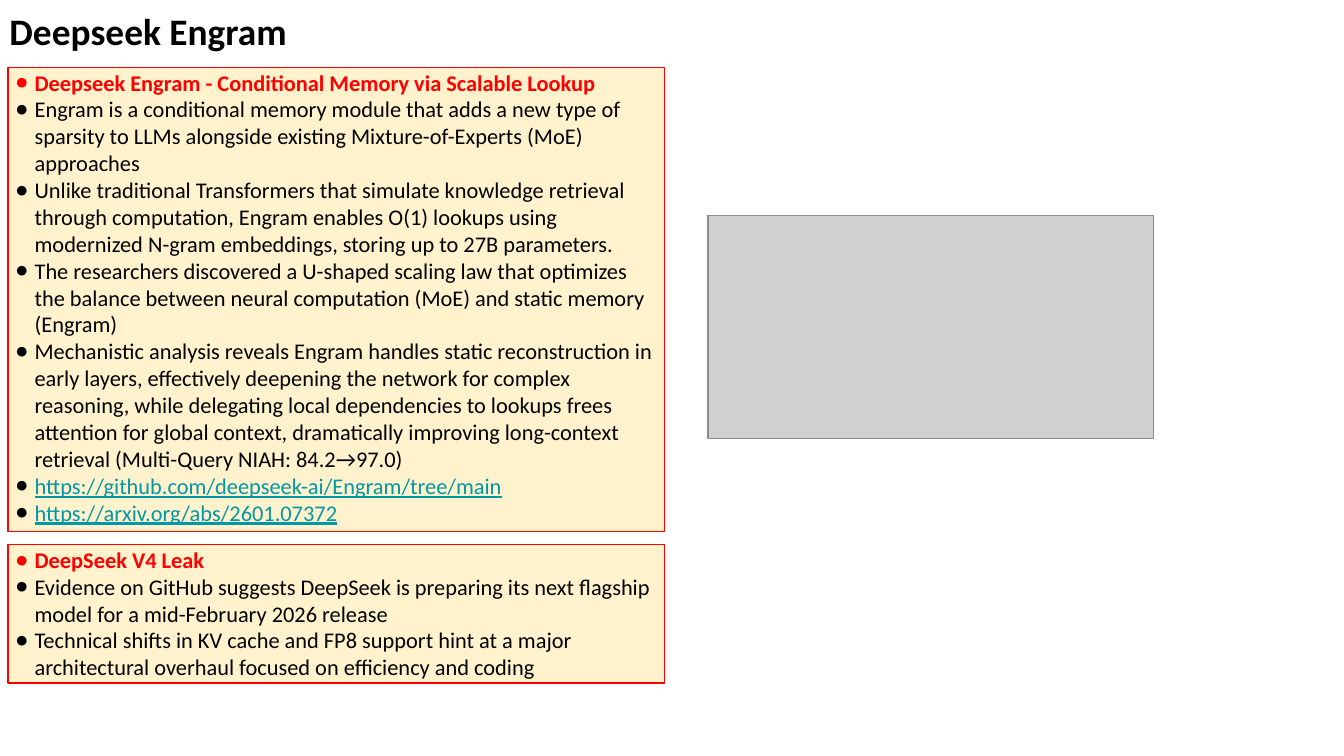
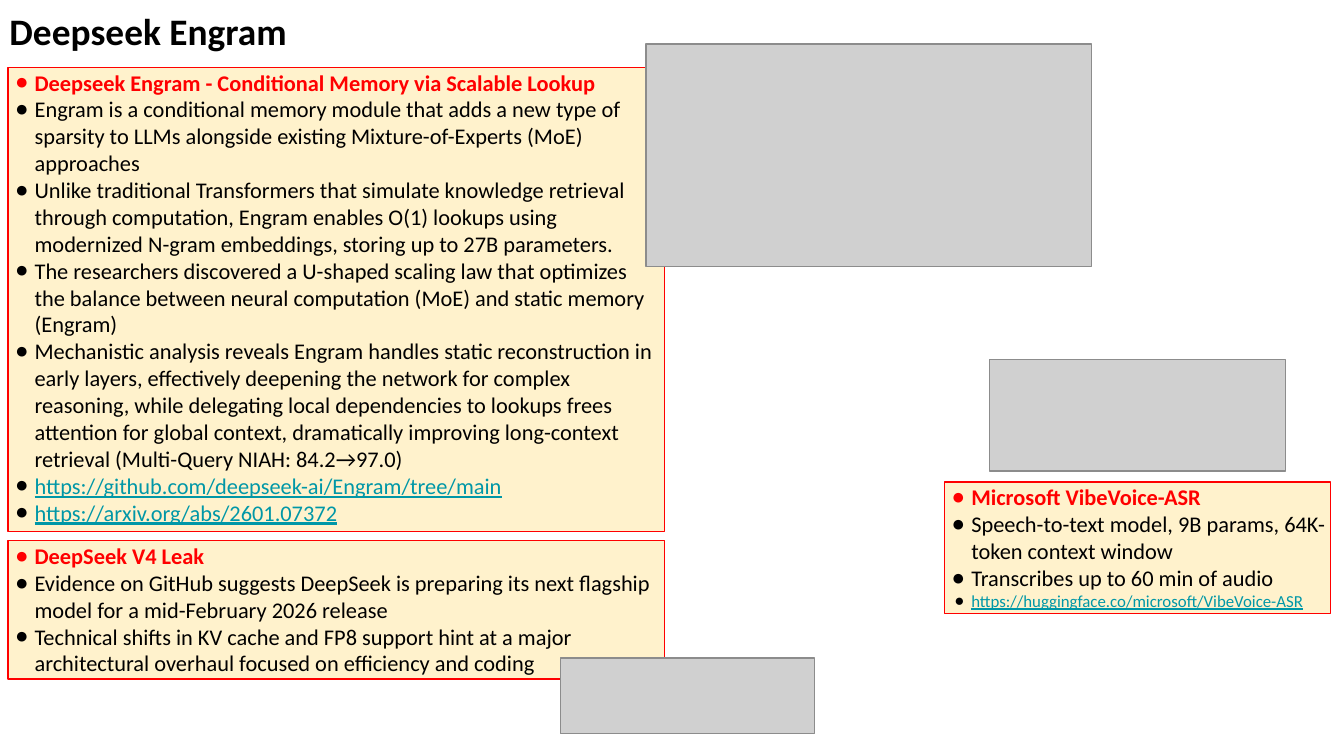
Before and after one commit to lselector/seminar, a slide deck: slide 16 of 2026/2026-01-23-AI-Updates.pptx (slide 15 before the commit). Drawn at 1344x756 pixels with LibreOffice and Linux fonts; fonts in the diff are those of the drawing; grey boxes stand for pictures. Boxes give left, top, right and bottom in pixels: in the first picture for what was removed or moved away, otherwise in the second. Text is boxed around its words. In the diff, an @@ line names an element or a change of style, - is before the commit and + after.

```diff
--- a/2026/2026-01-23-AI-Updates.pptx
+++ b/2026/2026-01-23-AI-Updates.pptx
@@ picture moved from (x1=708, y1=215, x2=1153, y2=438) to (x1=646, y1=44, x2=1091, y2=267) @@
@@ picture added at (x1=989, y1=360, x2=1285, y2=472) @@
@@ rectangle added at (x1=945, y1=482, x2=1331, y2=614), fill #FFF2CC, outline #FF0000 0.75 pt, 12 pt, text #000000 @@
+● Microsoft VibeVoice-ASR
+● Speech-to-text model, 9B params, 64K-token context window
+● Transcribes up to 60 min of audio
+● https://huggingface.co/microsoft/VibeVoice-ASR
@@ rectangle "DeepSeek V4 Leak" moved from (x1=8, y1=544, x2=664, y2=683) to (x1=8, y1=540, x2=664, y2=679) @@
@@ picture added at (x1=560, y1=659, x2=814, y2=734) @@
```
Also in this commit, not shown: 9 other slides changed, 1 slide removed, 1 other file.
